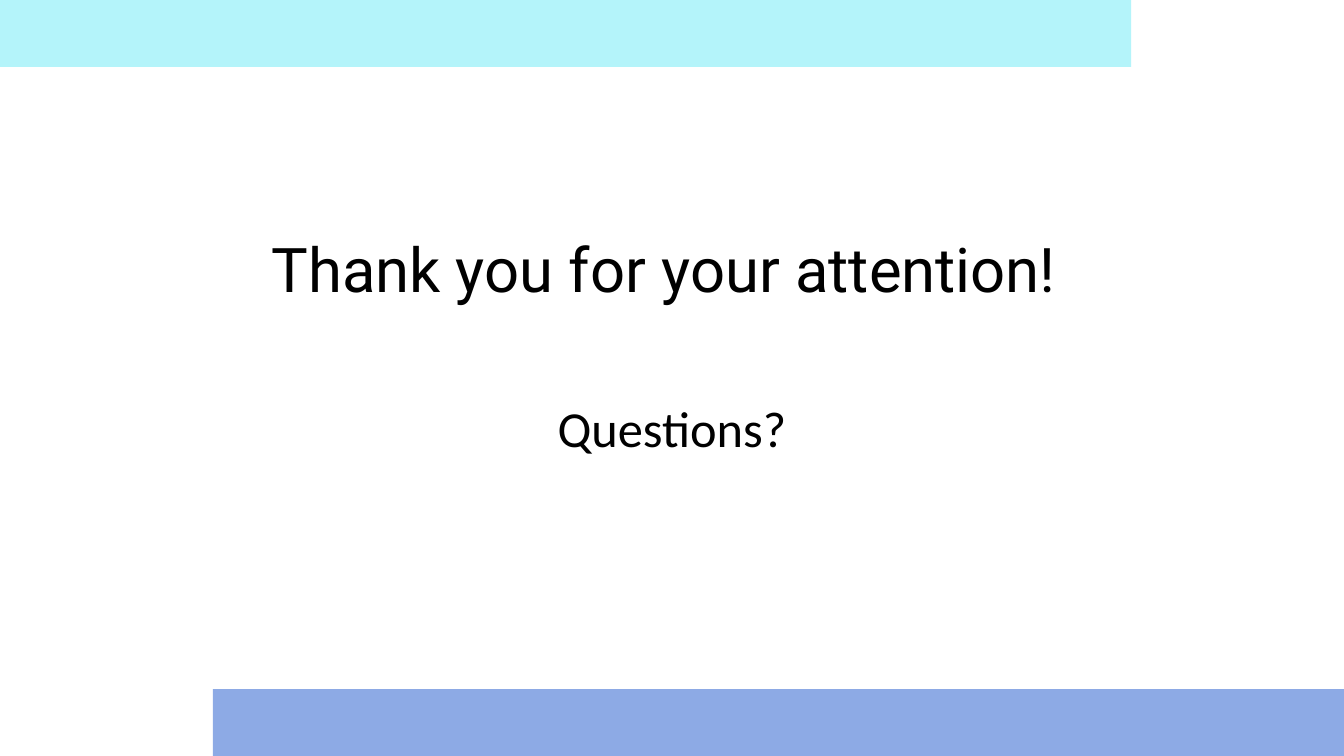
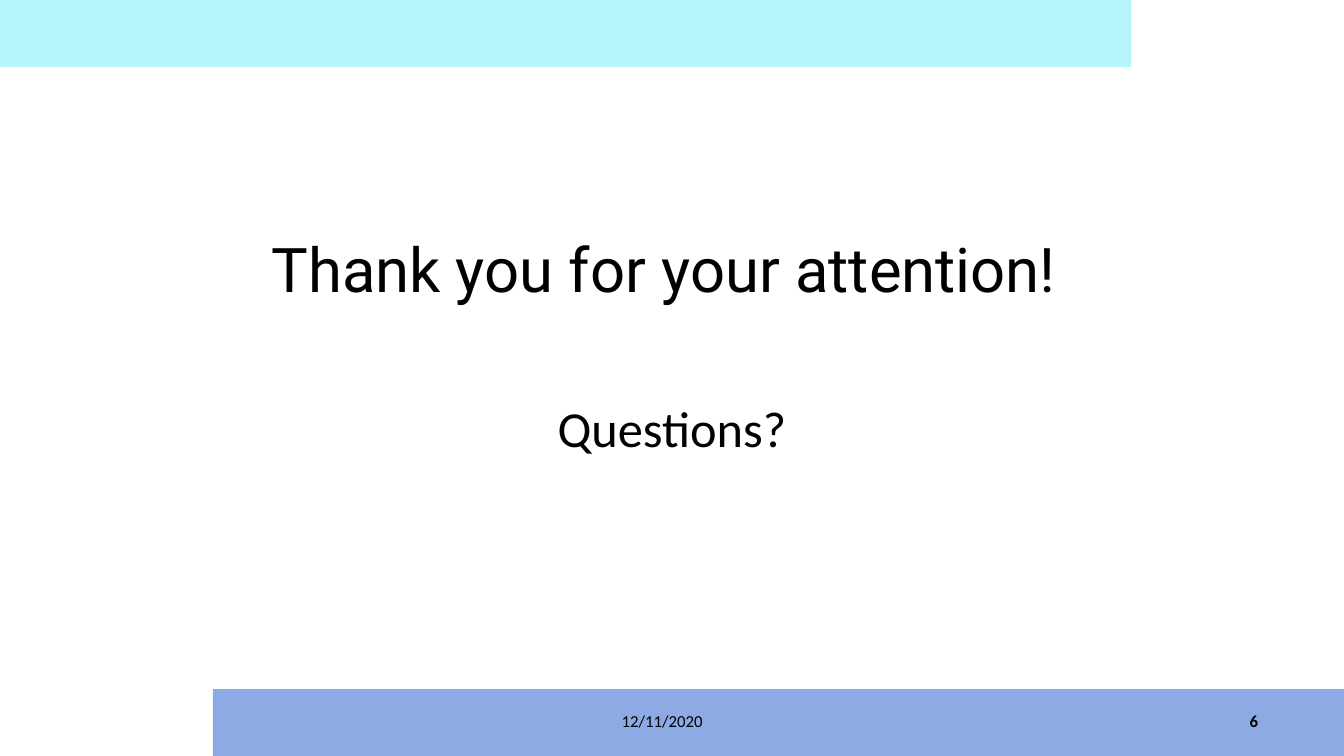
Before and after one commit to utassydv/data_engineering_1, a slide deck: slide 6 of Term DE2/artifacts/presentation/Presentation.pptx. Drawn at 1344x756 pixels with LibreOffice and Linux fonts; fonts in the diff are those of the drawing; background and template pictures are left out. Boxes give left, top, right and bottom in pixels: in the first picture for what was removed or moved away, otherwise in the second. Text is boxed around its words. In the diff, an @@ line names an element or a change of style, - is before the commit and + after.

Commit message:
update ppt

```diff
--- a/Term DE2/artifacts/presentation/Presentation.pptx
+++ b/Term DE2/artifacts/presentation/Presentation.pptx
@@ text added at (x1=622, y1=715, x2=703, y2=728), 12 pt, text #000000 @@
+12/11/2020
@@ page number added at (x1=1250, y1=715, x2=1258, y2=727), 12 pt, text #000000, bold @@
+6
```
Also in this commit, not shown: 4 other slides changed.
